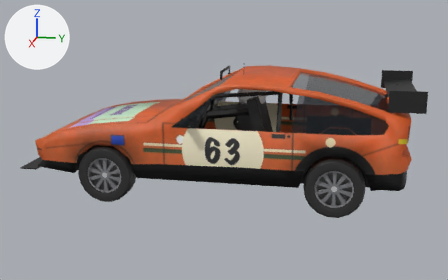
The glTF model public/cars/field/models/63.glb, before and after one commit.
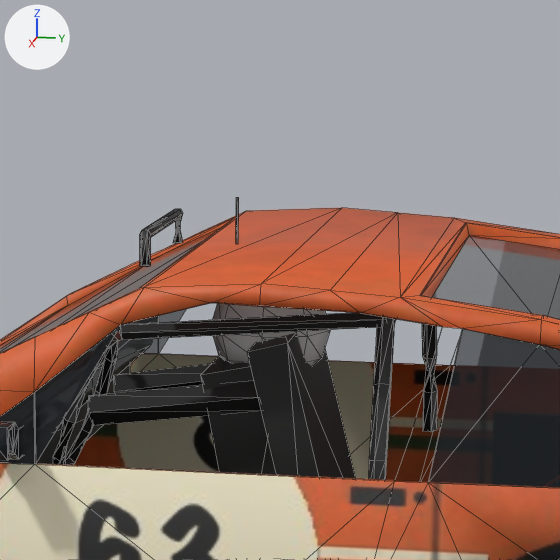
There are two pictures of each version: one whole from a 50 mm lens placed at (6.47, 1.23, 2.14), pointed at (0.03, -0.06, 0.53), one close up on the part from 41% to 72% of the width and 5% to 54% of the height. Lighting does not change. The marker at upper left points along +X, +Y and +Z. The first two pictures are the older version. The close-ups show mesh edges as thin lines. Vertices at exactly the same position are counted once.

Before the edit, the objects in view are built like this:
```python
me_body_mesh = bpy.data.meshes.new('body_mesh')
me_body_mesh.from_pydata(...)  # 818 vertices, 1471 faces; spans x -0.9..0.9, y -2.09..1.94, z 0.26..1.37
# faces by material slot: [1338, 133]
me_body_mesh.materials.append(mat_car63_livery)  # picture img_livery
me_body_mesh.materials.append(mat_car63_glass)  # black #1c2228
ob_body = bpy.data.objects.new('body', me_body_mesh)
ob_body.location = (0.0, 0.0, 0.0)
```
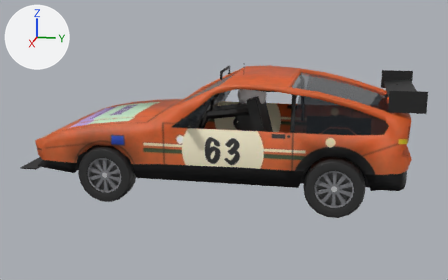
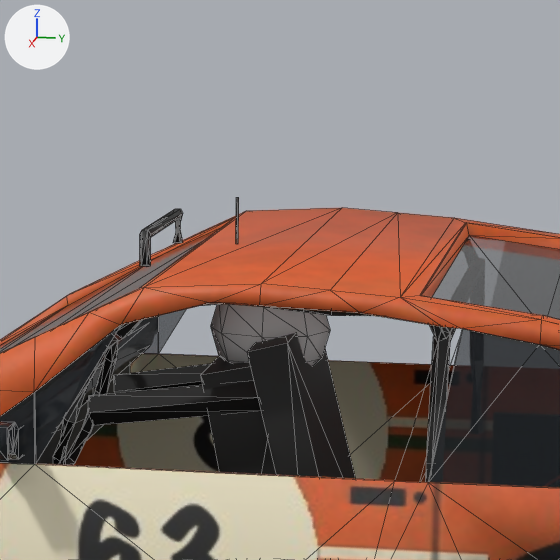
Boxes (x1, y1, x2, y2) around the edits, measured in the close-ups (560 x 560 px):
part 1 of me_body_mesh, added
    after: (426, 327, 456, 482)
part 2 of me_body_mesh, deleted
    before: (369, 317, 437, 480)
part 3 of me_body_mesh, cut back
    before: (120, 313, 386, 340)
    after: (116, 303, 449, 341)

What changed in the scene script:
```text
Change me_body_mesh:
    used by ob_body; location = (0.0, 0.0, 0.0)
    remove me_body_mesh.from_pydata(...)  # 818 vertices, 1471 faces; spans x -0.9..0.9, y -2.09..1.94, z 0.26..1.37
    add me_body_mesh.from_pydata(...)  # 823 vertices, 1481 faces; spans x -0.9..0.9, y -2.09..1.94, z 0.26..1.37
    me_body_mesh part 1: a new loose piece of 40 vertices spanning x -0.7..0.7, y 0.71..0.76, z 0.63..1.16, in mat_car63_livery (picture img_livery)
    me_body_mesh part 2: the loose piece of 75 vertices spanning x -0.7..0.7, y 0.58..0.62, z 0.63..1.2 is deleted
    me_body_mesh part 3
    8 vertices are removed from x 0.52..0.56, y -0.04..0.6, z 1.1..1.18
    16 faces are deleted
    2 vertices move from x 0.53..0.55, y -0.04, z 1.09 to x 0.53..0.55, y -0.04..-0.03, z 1.09..1.1
    28 vertices are added at x 0.53..0.7, y -0.06..0.75, z 1.1..1.23
    56 new faces join them, mat_car63_livery (picture img_livery)
    other edits to the shape of me_body_mesh do not show in these pictures
```
